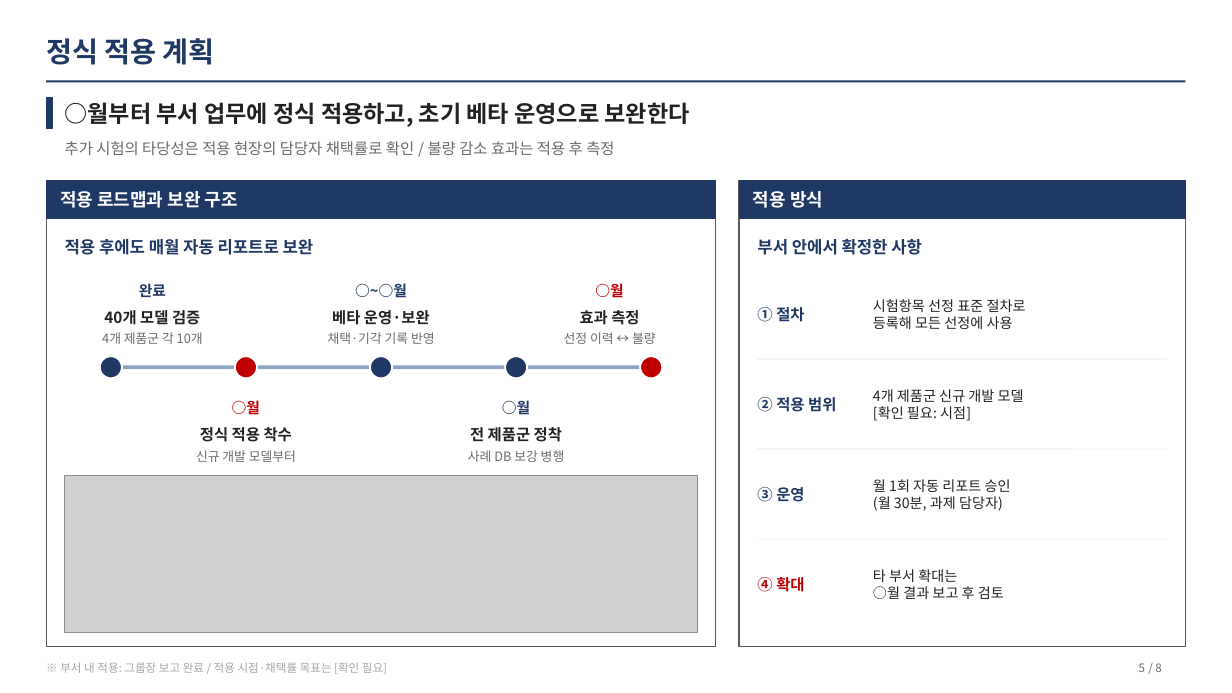
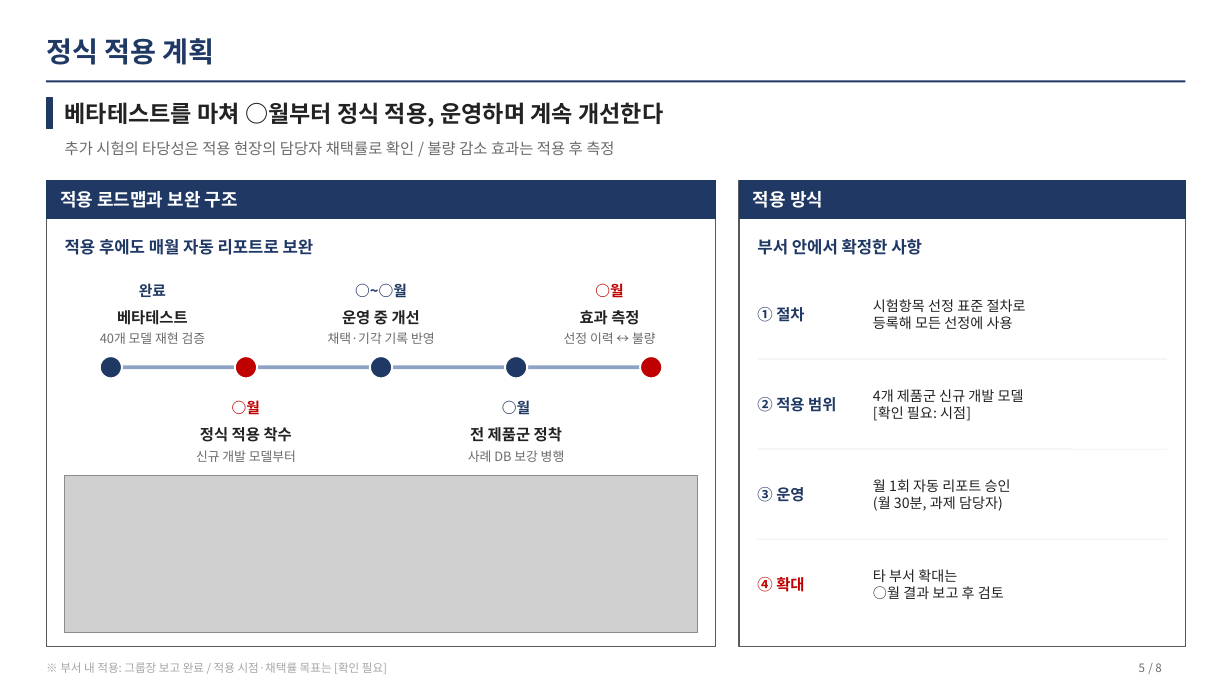
Before and after one commit to kimeungjin-cmd/Start1, a slide deck: slide 5 of output/vp/시험항목자동선정_성과보고.pptx. Drawn at 1232x693 pixels with LibreOffice and Linux fonts; fonts in the diff are those of the drawing; grey boxes stand for pictures. Boxes give left, top, right and bottom in pixels: in the first picture for what was removed or moved away, otherwise in the second. Text is boxed around its words. In the diff, an @@ line names an element or a change of style, - is before the commit and + after.

```diff
--- a/output/vp/시험항목자동선정_성과보고.pptx
+++ b/output/vp/시험항목자동선정_성과보고.pptx
@@ text at bbox=[65, 102, 663, 127]: text changed @@
-○월부터 부서 업무에 정식 적용하고, 초기 베타 운영으로 보완한다
+베타테스트를 마쳐 ○월부터 정식 적용, 운영하며 계속 개선한다
@@ text added at bbox=[117, 310, 188, 325], 12 pt, text #222222, bold @@
+베타테스트
@@ text at bbox=[342, 307, 420, 327]: text changed @@
-베타 운영·보완
+운영 중 개선
@@ text "40개 모델 재현 검증" at bbox=[100, 332, 206, 344]: vertical alignment middle to top @@
@@ text at bbox=[100, 332, 206, 344]: text changed; size 12 to 10 pt; text colour #222222 to #6B6B6B; bold off @@
-40개 모델 검증
+40개 모델 재현 검증
@@ text removed at bbox=[102, 332, 203, 344] @@
-4개 제품군 각 10개
```
Also in this commit, not shown: 3 other slides changed, 3 other files.
